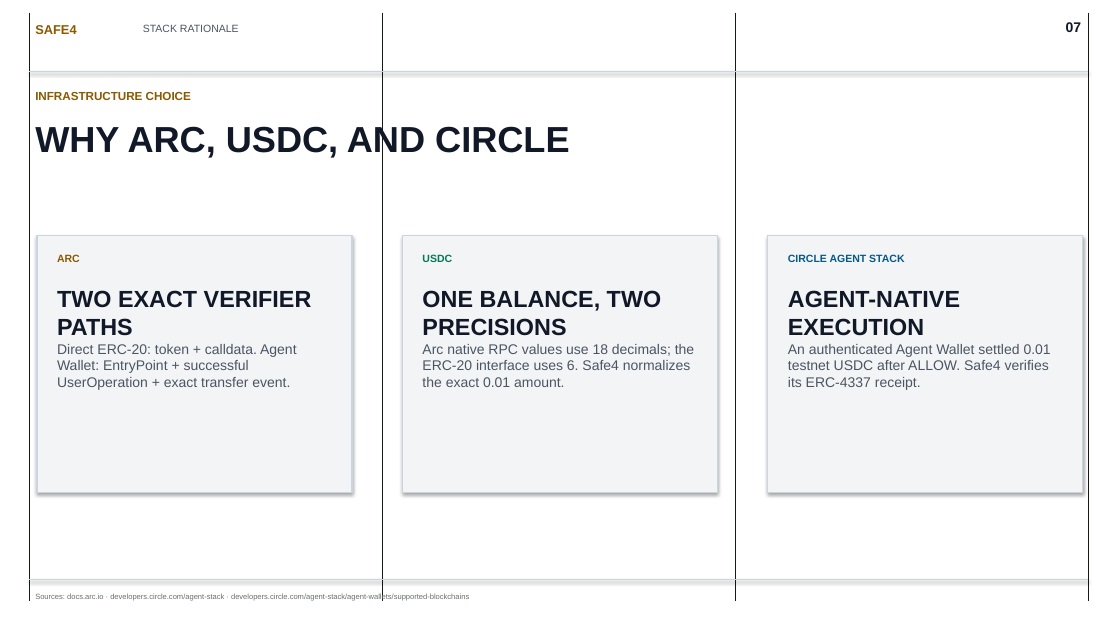
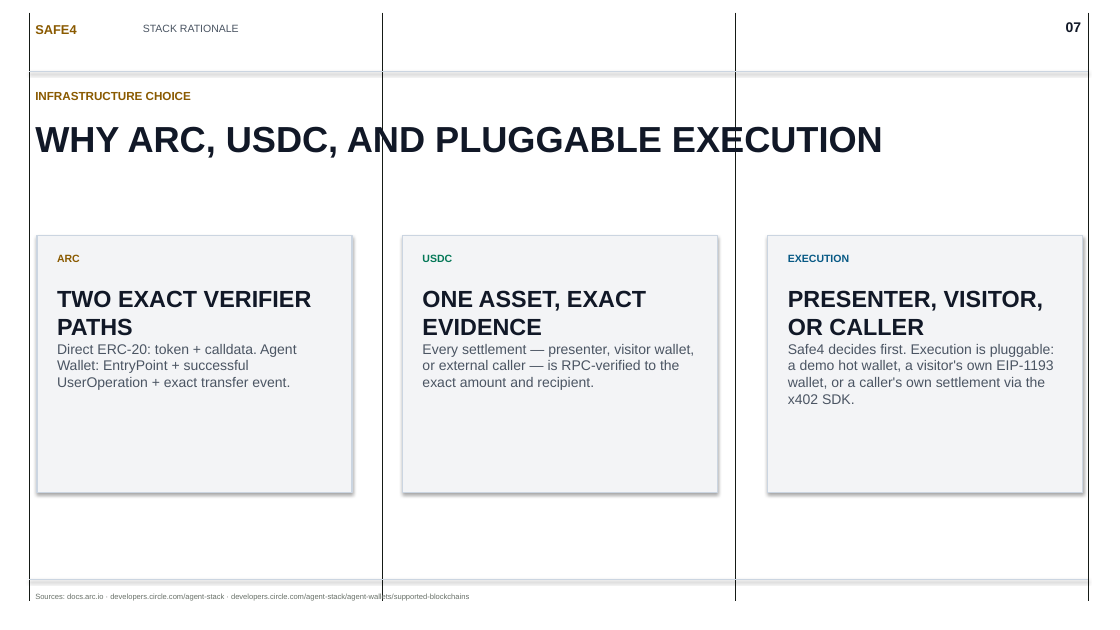
Before and after one commit to Safe4AI/safe4-arc-demo, a slide deck: slide 7 of artifacts/Safe4_Encode_Arc_Deck.pptx. Drawn at 1120x630 pixels with LibreOffice and Linux fonts; fonts in the diff are those of the drawing. Boxes give left, top, right and bottom in pixels: in the first picture for what was removed or moved away, otherwise in the second. Text is boxed around its words. In the diff, an @@ line names an element or a change of style, - is before the commit and + after.

```diff
--- a/artifacts/Safe4_Encode_Arc_Deck.pptx
+++ b/artifacts/Safe4_Encode_Arc_Deck.pptx
@@ text at (35, 123, 883, 158): text changed @@
-WHY ARC, USDC, AND CIRCLE
+WHY ARC, USDC, AND PLUGGABLE EXECUTION
@@ text at (788, 254, 849, 262): text changed @@
-CIRCLE AGENT STACK
+EXECUTION
@@ text at (422, 290, 646, 336): text changed @@
-ONE BALANCE, TWO PRECISIONS
+ONE ASSET, EXACT EVIDENCE
@@ text at (788, 290, 1043, 336): text changed @@
-AGENT-NATIVE EXECUTION
+PRESENTER, VISITOR, OR CALLER
@@ text at (422, 344, 695, 390): text changed @@
-Arc native RPC values use 18 decimals; the ERC-20 interface uses 6. Safe4 normalizes the exact 0.01 amount.
+Every settlement — presenter, visitor wallet, or external caller — is RPC-verified to the exact amount and recipient.
@@ text at (788, 344, 1054, 404): text changed @@
-An authenticated Agent Wallet settled 0.01 testnet USDC after ALLOW. Safe4 verifies its ERC-4337 receipt.
+Safe4 decides first. Execution is pluggable: a demo hot wallet, a visitor's own EIP-1193 wallet, or a caller's own settlement via the x402 SDK.
```
Also in this commit, not shown: 3 other slides changed, 2 other files.
